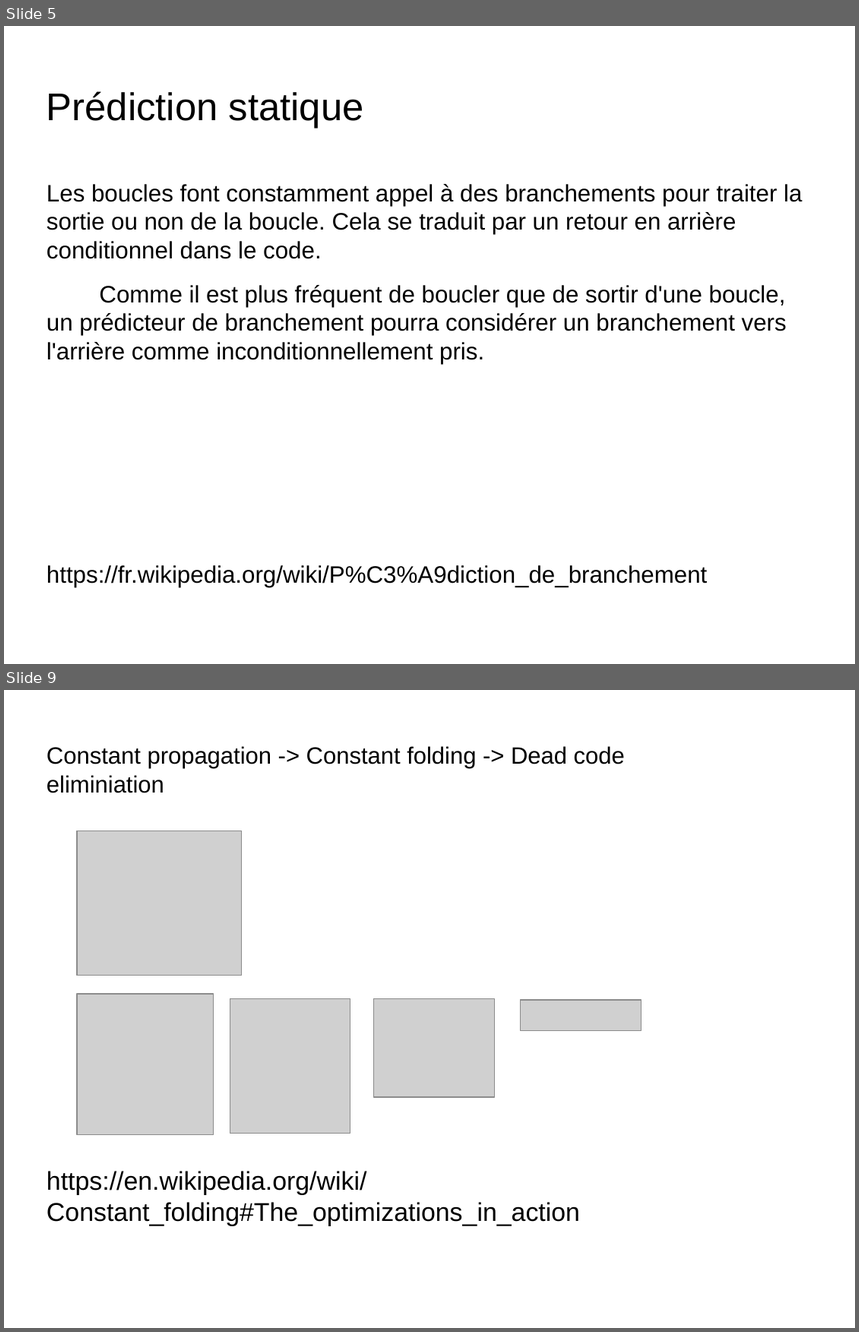
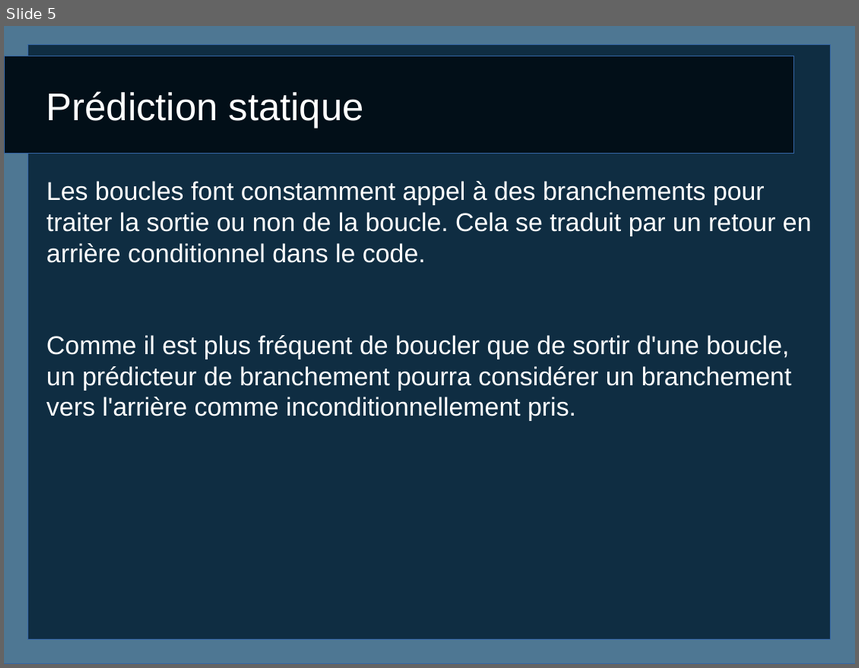
Before and after one commit to caswitch/recherche-et-doc-s4, a slide deck: Diapo1.odp. Shown one above the other, each under a label of ours: slides 5 and 9 before the commit, slide 5 after it; the slides between them are not shown. The pictures are 859x1332 and 859x668 pixels, drawn with LibreOffice and Linux fonts; fonts in the diff are those of the drawing; grey boxes stand for pictures; background and template pictures are left out. Boxes give left, top, right and bottom in pixels: in the first picture for what was removed or moved away, otherwise in the second. Text is boxed around its words. In the diff, an @@ line names an element or a change of style, - is before the commit and + after.

```diff
--- a/Diapo1.odp
+++ b/Diapo1.odp
@@ slide 9 removed at (4, 690, 855, 1328), background picture (left out) @@
@@ title removed at (47, 746, 625, 793) @@
-Constant propagation -> Constant folding -> Dead code eliminiation
@@ picture removed at (77, 831, 242, 976) @@
@@ picture removed at (77, 994, 213, 1135) @@
@@ picture removed at (230, 999, 351, 1134) @@
@@ picture removed at (374, 1000, 494, 1098) @@
@@ picture removed at (521, 1001, 641, 1031) @@
@@ text removed at (47, 1171, 580, 1226) @@
-https://en.wikipedia.org/wiki/Constant_folding#The_optimizations_in_action
@@ slide 5 changed as well @@
@@ rectangle added at (4, 26, 855, 664), fill #4E7793, outline #3465A4 0 pt @@
@@ rectangle added at (28, 44, 830, 641), fill #0F2D42, outline #3465A4 0 pt @@
@@ freeform shape added at (4, 56, 795, 154), fill #020F18, outline #3465A4 0 pt @@
@@ title "Prédiction statique" at (47, 91, 364, 128): text colour #000000 to #FFFFFF @@
@@ text "Les boucles font constamment appel ..." at (47, 181, 812, 421): size 22.2 to 24 pt, text colour #000000 to #FFFFFF @@
@@ text at (47, 566, 707, 588): paragraph removed @@
-https://fr.wikipedia.org/wiki/P%C3%A9diction_de_branchement
```
Also in this commit, not shown: 6 other slides changed, 3 slides added, 2 other slides removed, 6 other files.
